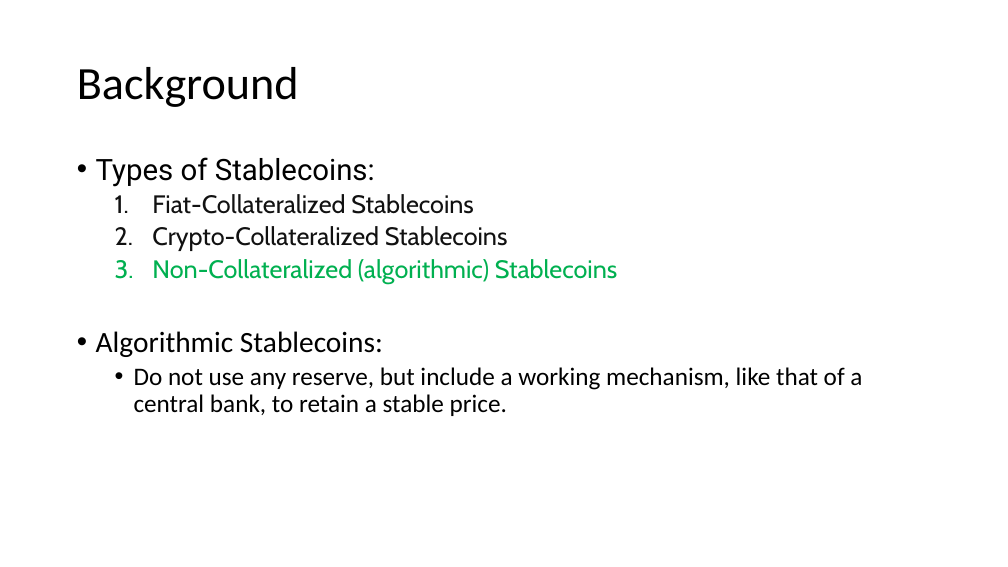
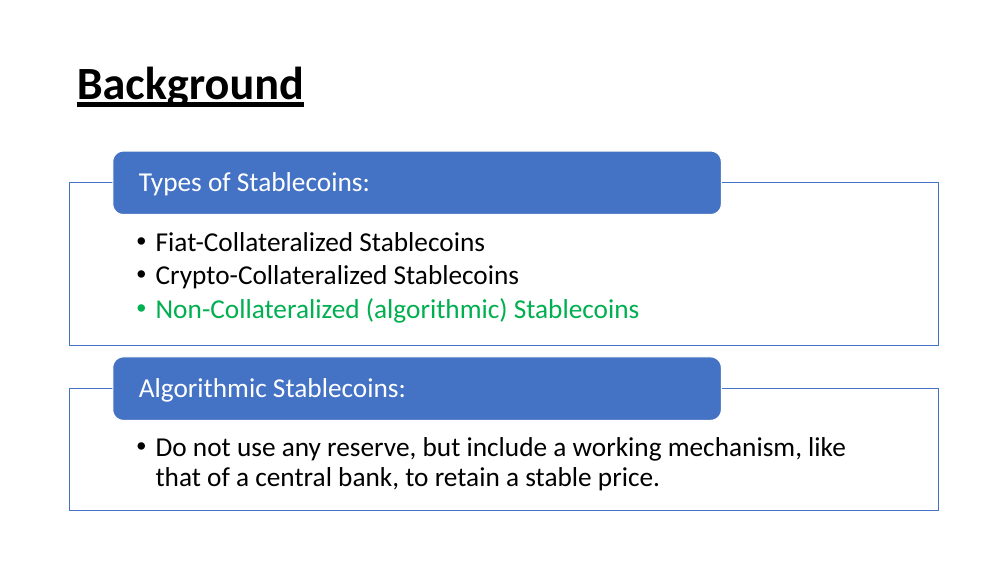
Before and after one commit to Ugadot/StableCoin, a slide deck: slide 3 of BaseCoin_Presentation.pptx. Drawn at 1008x567 pixels with LibreOffice and Linux fonts; fonts in the diff are those of the drawing. Boxes give left, top, right and bottom in pixels: in the first picture for what was removed or moved away, otherwise in the second. Text is boxed around its words. In the diff, an @@ line names an element or a change of style, - is before the commit and + after.

```diff
--- a/BaseCoin_Presentation.pptx
+++ b/BaseCoin_Presentation.pptx
@@ title "Background" at [77, 66, 304, 107]: bold on, underline on @@
@@ text at [96, 157, 618, 357]: paragraphs removed @@
-• Types of Stablecoins:
-  1. Fiat-Collateralized Stablecoins
-  2. Crypto-Collateralized Stablecoins
-  3. Non-Collateralized (algorithmic) Stablecoins
-• Algorithmic Stablecoins:
@@ text "Do not use any reserve, ...": place and size @@
-text "Do not use any reserve, ..." at [96, 157, 862, 416]
+text "Do not use any reserve, ..." at [156, 437, 846, 491]
@@ text "Do not use any reserve, ..." at [156, 437, 846, 491]: size 24 to 26 pt; indent changed; less space between paragraphs @@
@@ group added at [70, 151, 939, 510]: 3 texts, 2 rectangles, 2 rounded rectangles @@
+  • Fiat-Collateralized Stablecoins
+  • Crypto-Collateralized Stablecoins
+  • Non-Collateralized (algorithmic) Stablecoins
+Types of Stablecoins:
+Algorithmic Stablecoins:
```
Also in this commit, not shown: 11 other slides changed.
